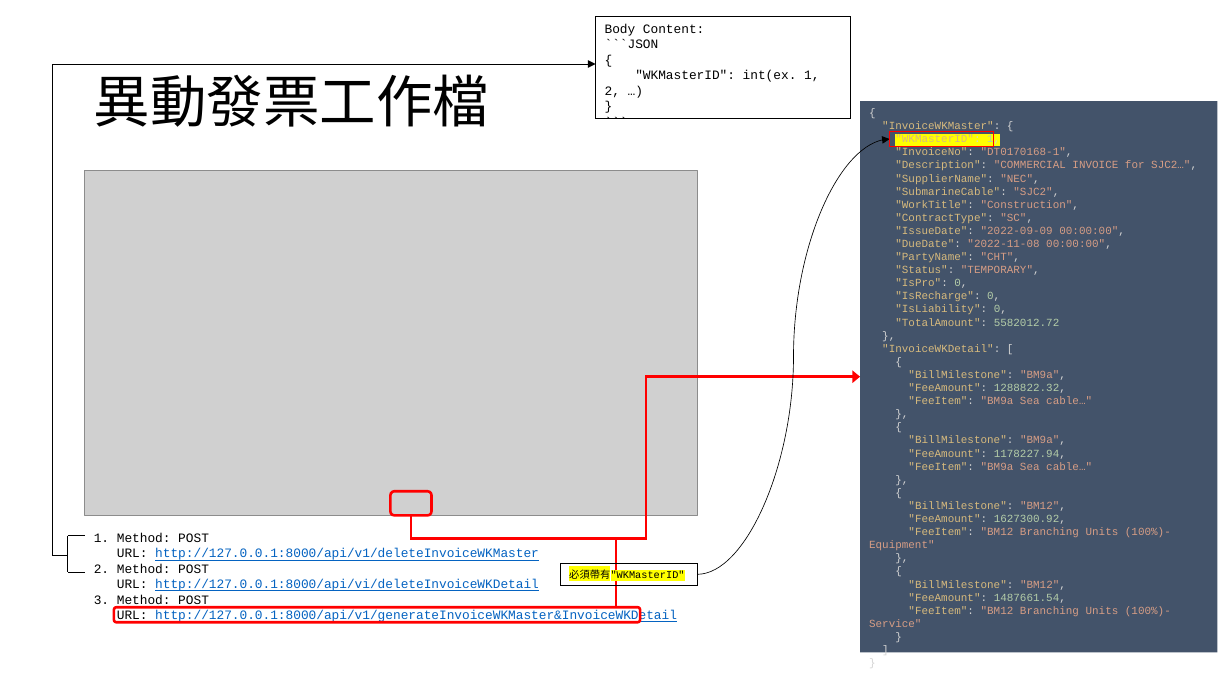
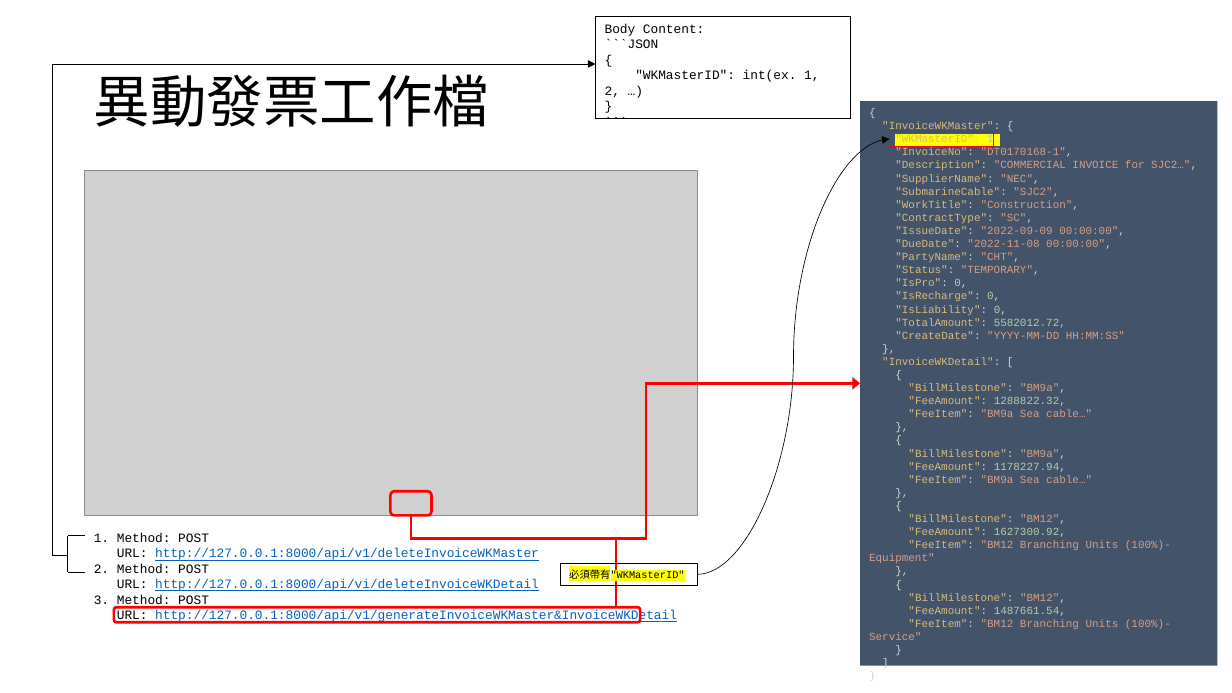
Before and after one commit to appletime81/cbp-sys-api, a slide deck: slide 3 of CBP專案/發票工作主檔&發票工作明細檔API.pptx. Drawn at 1232x693 pixels with LibreOffice and Linux fonts; fonts in the diff are those of the drawing; grey boxes stand for pictures. Boxes give left, top, right and bottom in pixels: in the first picture for what was removed or moved away, otherwise in the second. Text is boxed around its words. In the diff, an @@ line names an element or a change of style, - is before the commit and + after.

```diff
--- a/CBP專案/發票工作主檔&發票工作明細檔API.pptx
+++ b/CBP專案/發票工作主檔&發票工作明細檔API.pptx
@@ rectangle "{ "InvoiceWKMaster": { "WKMasterID": 1, ...": place and size @@
-rectangle "{ "InvoiceWKMaster": { "WKMasterID": 1, ..." at bbox=[860, 101, 1218, 653]
+rectangle "{ "InvoiceWKMaster": { "WKMasterID": 1, ..." at bbox=[860, 101, 1218, 665]
@@ text in rectangle at bbox=[869, 122, 1197, 640]: text changed @@
-{
-"InvoiceWKMaster": {
-"WKMasterID": 1,
-"InvoiceNo": "DT0170168-1",
-"Description": "COMMERCIAL INVOICE for SJC2…",
-"SupplierName": "NEC",
-"SubmarineCable": "SJC2",
-"WorkTitle": "Construction",
-"ContractType": "SC",
-"IssueDate": "2022-09-09 00:00:00",
-"DueDate": "2022-11-08 00:00:00",
-"PartyName": "CHT",
-"Status": "TEMPORARY",
-"IsPro": 0,
-"IsRecharge": 0,
-"IsLiability": 0,
-"TotalAmount": 5582012.72
-},
-"InvoiceWKDetail": [
-{
-"BillMilestone": "BM9a",
-"FeeAmount": 1288822.32,
-"FeeItem": "BM9a Sea cable…"
-},
-{
-"BillMilestone": "BM9a",
-"FeeAmount": 1178227.94,
-"FeeItem": "BM9a Sea cable…"
-},
-{
-"BillMilestone": "BM12",
-"FeeAmount": 1627300.92,
-"FeeItem": "BM12 Branching Units (100%)-Equipment"
-},
-{
-"BillMilestone": "BM12",
-"FeeAmount": 1487661.54,
-"FeeItem": "BM12 Branching Units (100%)-Service"
-}
-]
-}
+{
+"InvoiceWKMaster": {
+"WKMasterID": 1,
+"InvoiceNo": "DT0170168-1",
+"Description": "COMMERCIAL INVOICE for SJC2…",
+"SupplierName": "NEC",
+"SubmarineCable": "SJC2",
+"WorkTitle": "Construction",
+"ContractType": "SC",
+"IssueDate": "2022-09-09 00:00:00",
+"DueDate": "2022-11-08 00:00:00",
+"PartyName": "CHT",
+"Status": "TEMPORARY",
+"IsPro": 0,
+"IsRecharge": 0,
+"IsLiability": 0,
+"TotalAmount": 5582012.72,
+"CreateDate": ”YYYY-MM-DD HH:MM:SS"
+},
+"InvoiceWKDetail": [
+{
+"BillMilestone": "BM9a",
+"FeeAmount": 1288822.32,
+"FeeItem": "BM9a Sea cable…"
+},
+{
+"BillMilestone": "BM9a",
+"FeeAmount": 1178227.94,
+"FeeItem": "BM9a Sea cable…"
+},
+{
+"BillMilestone": "BM12",
+"FeeAmount": 1627300.92,
+"FeeItem": "BM12 Branching Units (100%)-Equipment"
+},
+{
+"BillMilestone": "BM12",
+"FeeAmount": 1487661.54,
+"FeeItem": "BM12 Branching Units (100%)-Service"
+}
+]
+}
@@ elbow arrow moved from (411, 516) - (860, 377) to (411, 516) - (860, 384) @@
```
Also in this commit, not shown: 2 other slides changed, 7 other files.
